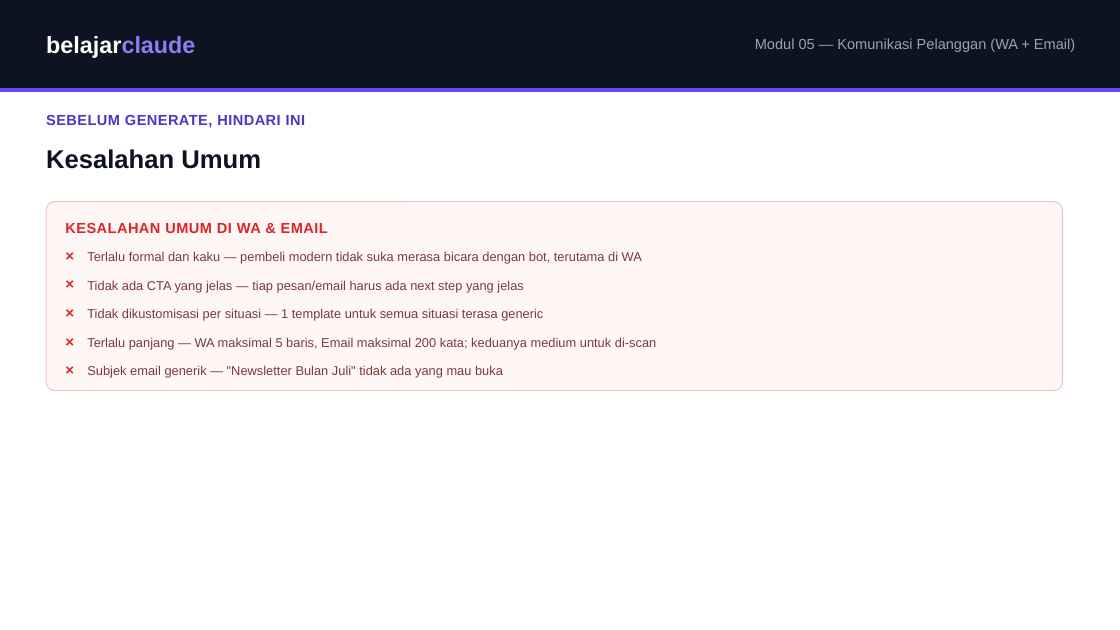
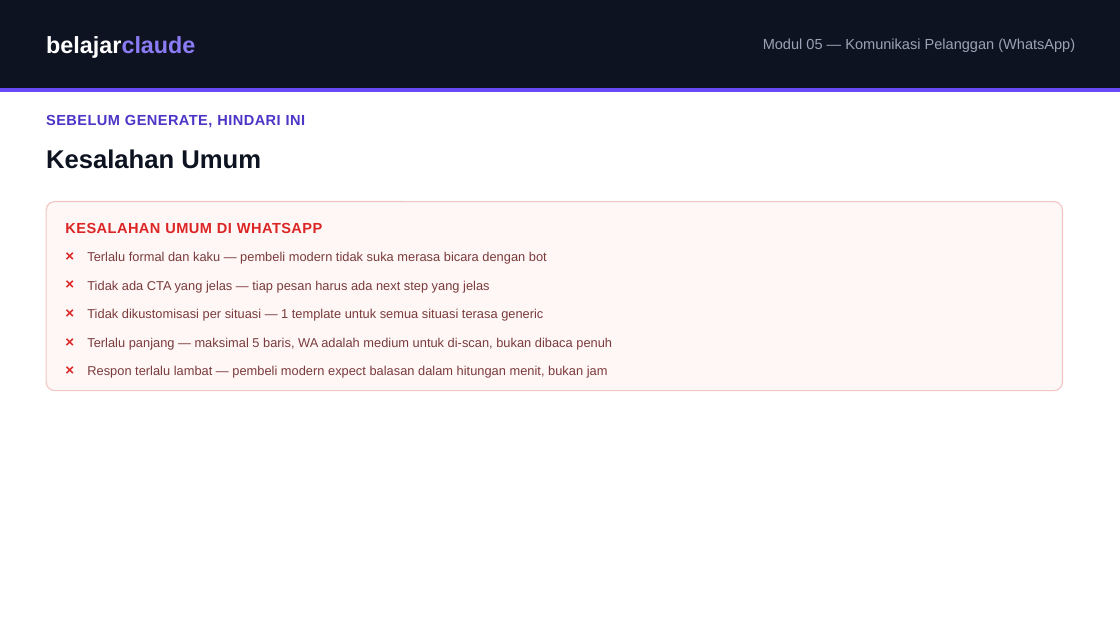
Before and after one commit to juliautomo/belajar-claude, a slide deck: slide 3 of Content-Marketing/M05-Komunikasi-Pelanggan/K3-M05-Komunikasi-Pelanggan.pptx. Drawn at 1120x630 pixels with LibreOffice and Linux fonts; fonts in the diff are those of the drawing. Boxes give left, top, right and bottom in pixels: in the first picture for what was removed or moved away, otherwise in the second. Text is boxed around its words. In the diff, an @@ line names an element or a change of style, - is before the commit and + after.

Commit message:
M05: remove Email entirely, WhatsApp-only module
- Module title/desc/tip-box/mistakes list all de-Email'd
- Replaced 6-card scenario grid with 10-card grid matching cm-template-wa.txt's real scenarios (adds complaint handling)
- Removed Cara Kerja: Email step-row and Contoh Prompt: Email block
- Deleted cm-template-email.txt - cm-template-wa.txt is now the sole supporting file
- Updated public preview (content-marketing.html) and admin.html module labels
- Reworked all 8 PPTX slides to match, re-rendered and visually verified each

Checkpoint 104

```diff
--- a/Content-Marketing/M05-Komunikasi-Pelanggan/K3-M05-Komunikasi-Pelanggan.pptx
+++ b/Content-Marketing/M05-Komunikasi-Pelanggan/K3-M05-Komunikasi-Pelanggan.pptx
@@ text at [763, 38, 1075, 52]: text changed @@
-Modul 05 — Komunikasi Pelanggan (WA + Email)
+Modul 05 — Komunikasi Pelanggan (WhatsApp)
@@ text at [65, 223, 322, 233]: text changed @@
-KESALAHAN UMUM DI WA & EMAIL
+KESALAHAN UMUM DI WHATSAPP
@@ text at [87, 251, 547, 264]: text changed @@
-Terlalu formal dan kaku — pembeli modern tidak suka merasa bicara dengan bot, terutama di WA
+Terlalu formal dan kaku — pembeli modern tidak suka merasa bicara dengan bot
@@ text at [87, 280, 489, 293]: text changed @@
-Tidak ada CTA yang jelas — tiap pesan/email harus ada next step yang jelas
+Tidak ada CTA yang jelas — tiap pesan harus ada next step yang jelas
@@ text at [87, 337, 612, 350]: text changed @@
-Terlalu panjang — WA maksimal 5 baris, Email maksimal 200 kata; keduanya medium untuk di-scan
+Terlalu panjang — maksimal 5 baris, WA adalah medium untuk di-scan, bukan dibaca penuh
@@ text at [87, 365, 608, 378]: text changed @@
-Subjek email generik — "Newsletter Bulan Juli" tidak ada yang mau buka
+Respon terlalu lambat — pembeli modern expect balasan dalam hitungan menit, bukan jam
```
Also in this commit, not shown: 6 other slides changed, 1 slide added, 1 slide removed, 5 other files.
